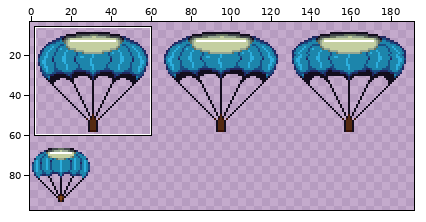
Two states of a sprite sheet, ArmoredWarfare/Entities/Characters/Sprites/ParachuteSL.png. The first picture is a wide view before the edit; the outline marks the close-up.
Close-up. First the earlier version:
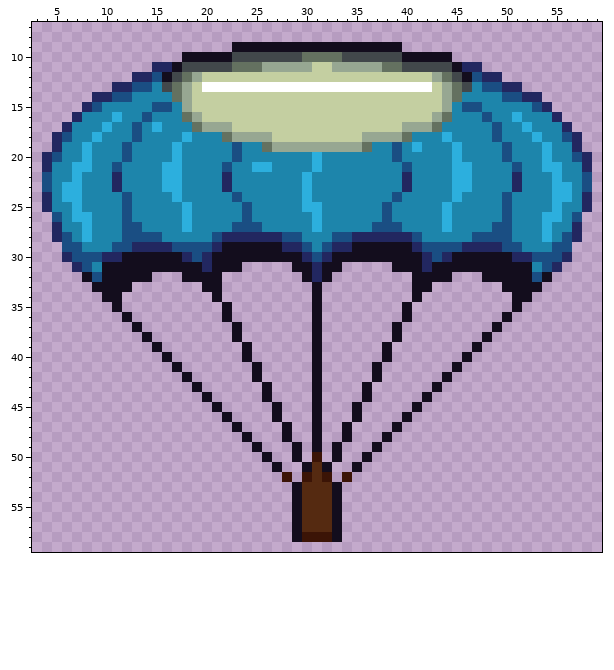
The file is 256x128 pixels. Shown: x 3..59, y 7..59. The wide view leaves out empty margins. The commit also changed other parts of the picture, which this record leaves out.
After:
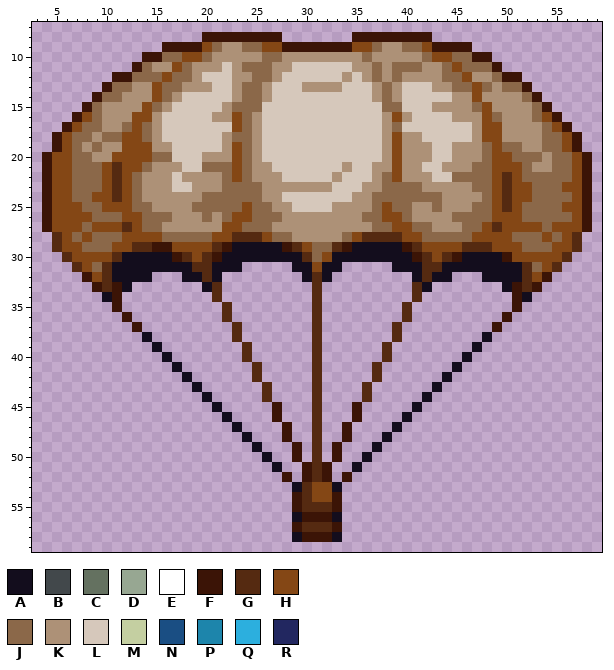
Palette (. is transparent): A #130d1d  B #42484b  C #647160  D #97a792  E #ffffff  F #3b1406  G #552a11  H #844715  J #8b6849  K #ad9177  L #d6c8bb  M #c4cfa1  N #1a4e83  P #1d85ab  Q #2cafde  R #222760
The edit:
Changed rows in their new state; - is an unchanged pixel.
first column x 4:
 8 ----------------FFFFFFFF-------FFFFFFFF----------------
 9 ------------FFFFHJKKJJHHFFFFFFFHHJKKJJHFFFF------------
10 ----------FFJJHHJKKKKKJJKKKKKKKKJKKKKKJHHJJFF----------
11 ---------FJKKHJKKKLKJJJKKLLLLLLKKJKJJJKKJHJJJF---------
12 -------FFJJJHJJKLLLKKJJKLLLLLLKLKJKJKKKKJJHKKJFF-------
13 ------FJJKKHJJKKKLLKJJKLLLKKKKLLLKJKLLLKKJJHJKJJF------
14 -----FJJKKKHJKLLLLLKJJKLLLLLLLLLLKJKLLLLLKKHKKKKJF-----
15 ----FJKKKKHJKLLLLLKJJJLLLLLLLLLLLLJJLLLKKKKJHKKKKJF----
16 ---FHJKKKHHKLLLLLKKHJKLLLLLLLLLLLLKHKLLLLKKKHJKKKJHF---
17 --FHJJKKJHJKLLLLLLLHJKLLLLLLLLLLLLKJLLLLLLLKHHKKKKJHF--
18 -FHJJKJJHHJKLLLLLLKJJKLLLLLLLLLLLLKHKKLLLLLKHHKKKKJJHF-
19 -FHJKJKKHHHKKLLLLLKHJKLLLLLLLLLLLLKHKKKLLKKKJHJJKKJJHF-
20 FHHJJKKHHHHJJLLLKKKHJKLLLLLLLLLLLLKHKKKLLKKKJHHJJJKJJHF
21 FHHJJJHGHHJKKKLLJJJHJKKLLLLLLLKLLKKHKKLLKKKJJHHHJKKJJHF
22 FHHJJJHGHJKKKLKKKKJHJKKKLLLLLKLLLKJHKKKLLJJJJHGHJJJJJHF
23 FHHJJJHGHJKKKLLKKKJJJJKKKKKKKLLLKKJJJJKKKKKJJHGHHJJJHHF
24 FHHJJHHGHJKKKKKKJJJJJJKKLLLLLLLKKJJJJJJJKKKKJHGHHJJJJHF
25 FHHHJJHHHJJKKKKJJJJJHJJKKLLLLKKKKJHJJKKJKKKJJHGHJJJJHHF
26 FHHHHJJJHHJJJKKKJKJHHJJJKKKKKKKKJJHHJKKKKJJJJHHHJJJJJHF
27 FHHHJHHHGHJJKKKKKKHHJJJKKKKKKKKKKJJHHJJKKKJJHGHHHHJHHHF
28 -GHJHJJJHHHHJJJJJHHGGGHJJKKKKKJHGGGGHHJJJJJHHHHJJJHJHG-
29 -GHHJJJHHGGFFHHHHGF-----FGHJJGF-----FGHHHHGGGHHHJJJHHG-
30 --GHHHHG-----FGHGF--------GJH--------FGHGF----FHHHHHG--
31 ---GHJG--------GG----------H----------GG--------GJHG---
32 ----FHG---------G----------G----------G---------GHF----
33 -----FGF---------G---------G---------G---------FGF-----
34 -------F---------G---------G---------G---------F-------
35 -------F----------G--------G--------G----------F-------
36 --------F---------G--------G--------G---------F--------
37 ---------F---------G-------G-------G---------F---------
38 -------------------G-------G-------G-------------------
39 --------------------G------G------G--------------------
40 --------------------G------G------G--------------------
41 ---------------------G-----G-----G---------------------
42 ---------------------G-----G-----G---------------------
43 ----------------------G----G----G----------------------
44 ----------------------G----G----G----------------------
45 -----------------------F---G---F-----------------------
46 -----------------------F---G---F-----------------------
47 ------------------------F--G--F------------------------
48 ------------------------F--G--F------------------------
49 -------------------------F-G-F-------------------------
50 -------------------------F-G-F-------------------------
51 --------------------------F-F--------------------------
53 ---------------------------HH--------------------------
54 -------------------------F-HHF-------------------------
55 -------------------------F---F-------------------------
56 --------------------------FFF--------------------------
57 -------------------------F---F-------------------------
Boxes around the changes in both close-ups, in picture pixels (x1, y1, x2, y2):
changed: (42, 32, 592, 532)
